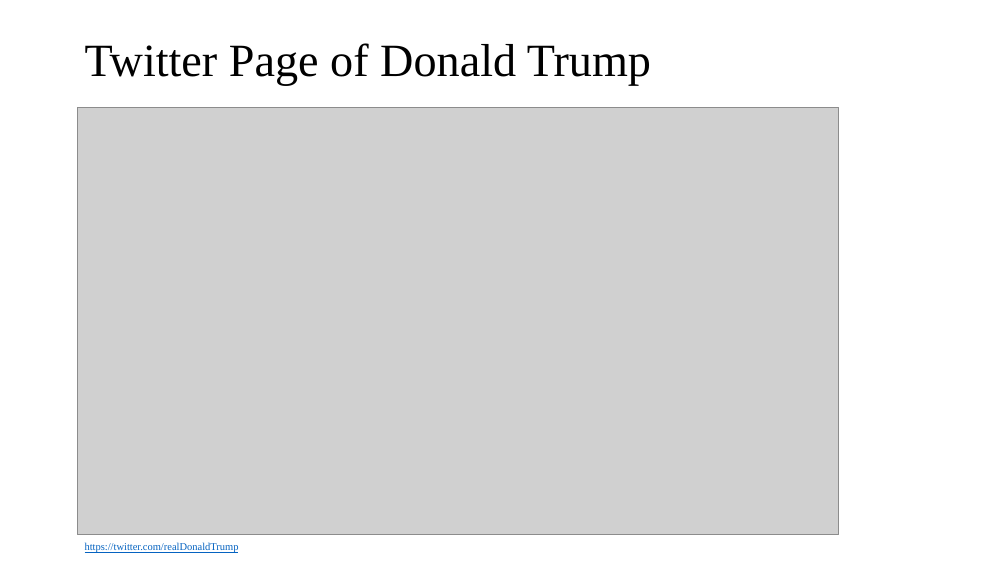
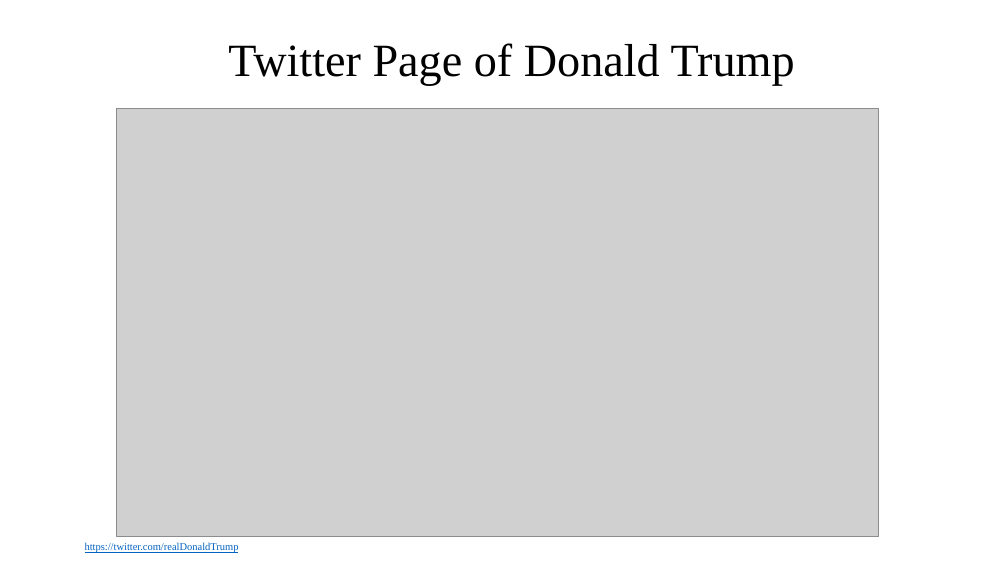
Before and after one commit to phonedude/cs895-s19, a slide deck: slide 3 of assignments/pabbisetty/week-11-presentation/week 11.pptx. Drawn at 1008x567 pixels with LibreOffice and Linux fonts; fonts in the diff are those of the drawing; grey boxes stand for pictures. Boxes give left, top, right and bottom in pixels: in the first picture for what was removed or moved away, otherwise in the second. Text is boxed around its words. In the diff, an @@ line names an element or a change of style, - is before the commit and + after.

```diff
--- a/assignments/pabbisetty/week-11-presentation/week 11.pptx
+++ b/assignments/pabbisetty/week-11-presentation/week 11.pptx
@@ title "Twitter Page of Donald Trump" at [228, 43, 795, 85]: alignment left to centre @@
@@ picture: place and size @@
-picture at [77, 107, 839, 535]
+picture at [116, 109, 879, 537]
```
Also in this commit, not shown: 14 other slides changed.
